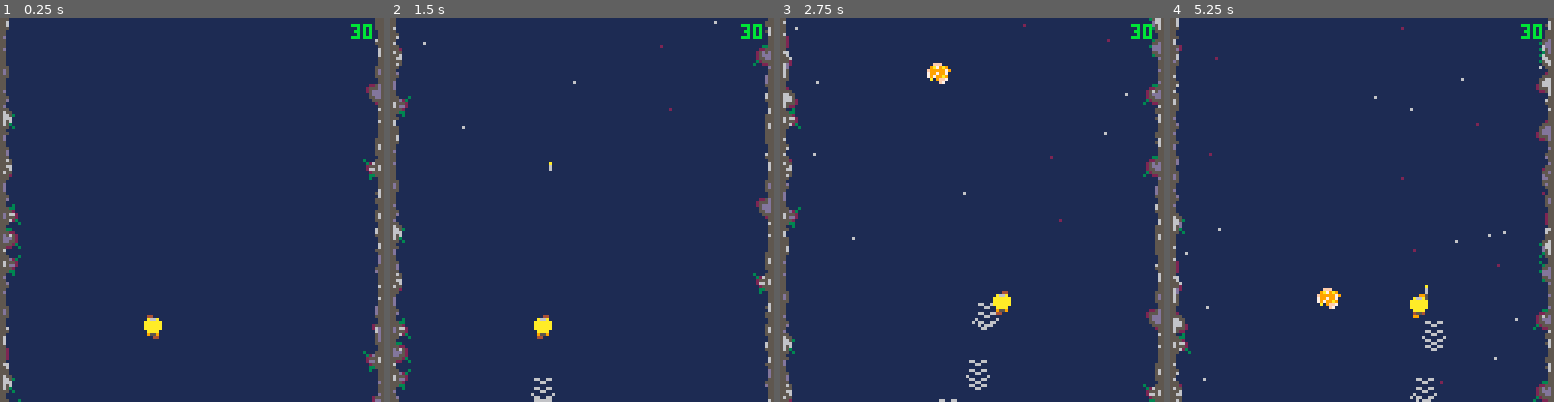
Above: before the commit, frames 1-4 (left to right).
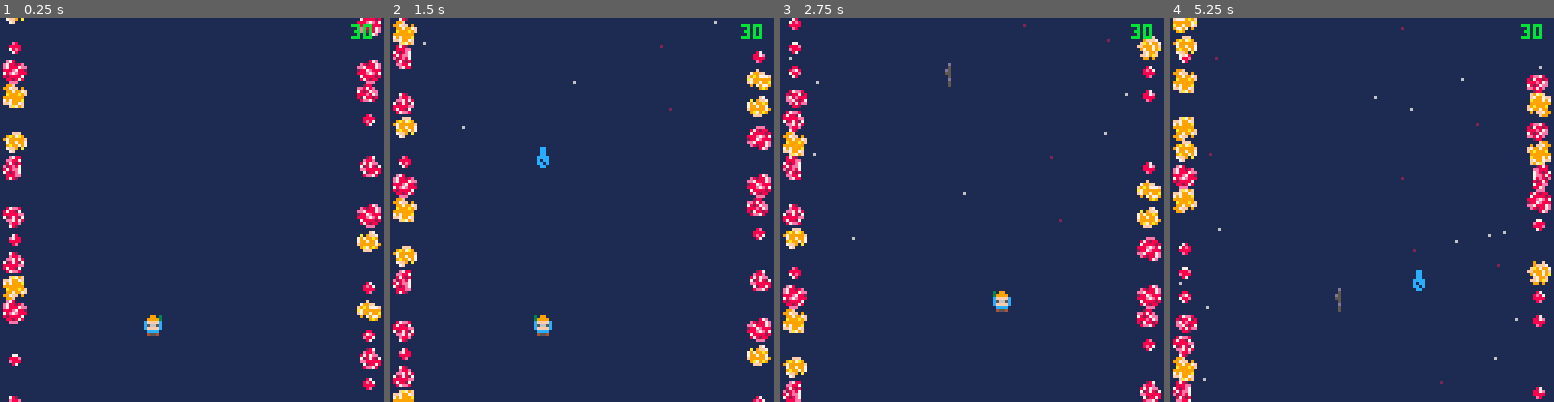
Above: after the commit, the same moments.

Repository: Mister-Oatbread/pico8_drg_game
Game: PICO-8 cartridge drg.p8
Same seed, same stepped clock (60 frames per second), same inputs: the game is played once before the commit and once after it.
Inputs:
- Up to frame 1 (0.25 s): no input
- Up to frame 2 (1.5 s): tap X (X key) at 0.33, 1.07 s; tap O (Z key) at 0.7 s
- Up to frame 3 (2.75 s): hold Right 1.6-2.1 s; tap O (Z key) at 1.7, 2.1, 2.5 s; tap X (X key) at 1.85 s; hold Up 2.15-2.42 s; hold Right from 2.47 s (still down)
- Up to frame 4 (5.25 s): tap O (Z key) every 0.4 s from 2.9 to 4.9 s; tap X (X key) at 2.97, 4.08, 5.2 s; release Right at 3.03 s; hold Left 3.08-3.58 s; hold Down 3.63-3.97 s; hold Right 4.02-4.68 s; hold Up 4.73-5.03 s; hold Left from 5.08 s (still down)

The runs differ from the first frame. In frame 1, 8.3% of the frame differs, in the area x 0-100%, y 0-100%; in frame 2, 9.0%; in frame 3, 9.2%; in frame 4, 9.9%.

Commit message:
rearranged many sprites

Diff:
--- a/drg.p8
+++ b/drg.p8
@@ -262,8 +262,8 @@
 
 
 __gff__
-0000000000000000000000000000000000000000000000000000000000000000000000000000000000000000000000000000000000000000000000000000000001010001010101010100000000000000010100010101010101000000000000000101000101010101010000000000000001010001010101010100000000000000
-0000000000000000000000000000000000000000000000000000000000000000000000000000000000000000000000000000000000000000000000000000000000000000000101000000000000000000000000000001010000000000000000000000000000000000000000000000000000000000000000000000000000000000
+0000000000000000000000000000000000000000000000000000000000000000000000000000000000000000000000000000000000000000000000000000000000000000000001010101010100000000000000000000010101010101000000000000000001010000010101010000000000000000010100000101010100000000
+0000000000000000010100000000000000000000000000000101000000000000000000000000000001010000000000000000000000000000010100000000000000000000000000000000000000000000000000000000000000000000000000000000000000000000000000000000000000000000000000000000000000000000
 __map__
 0000000000000000000000000000000000000000000000000000000000000000000000000000000000000000000000000000000000000000000000000000000000000000000000000000000000000000000000000000000000000000000000000000000000000000000000000000000000000000000000000000000000000000
 0000000000000000000000000000000000000000000000000000000000000000000000000000000000000000000000000000000000000000000000000000000000000000000000000000000000000000000000000000000000000000000000000000000000000000000000000000000000000000000000000000000000000000
Not shown, changed: 112 lines of the sprite sheet (__gfx__) section of drg.p8
